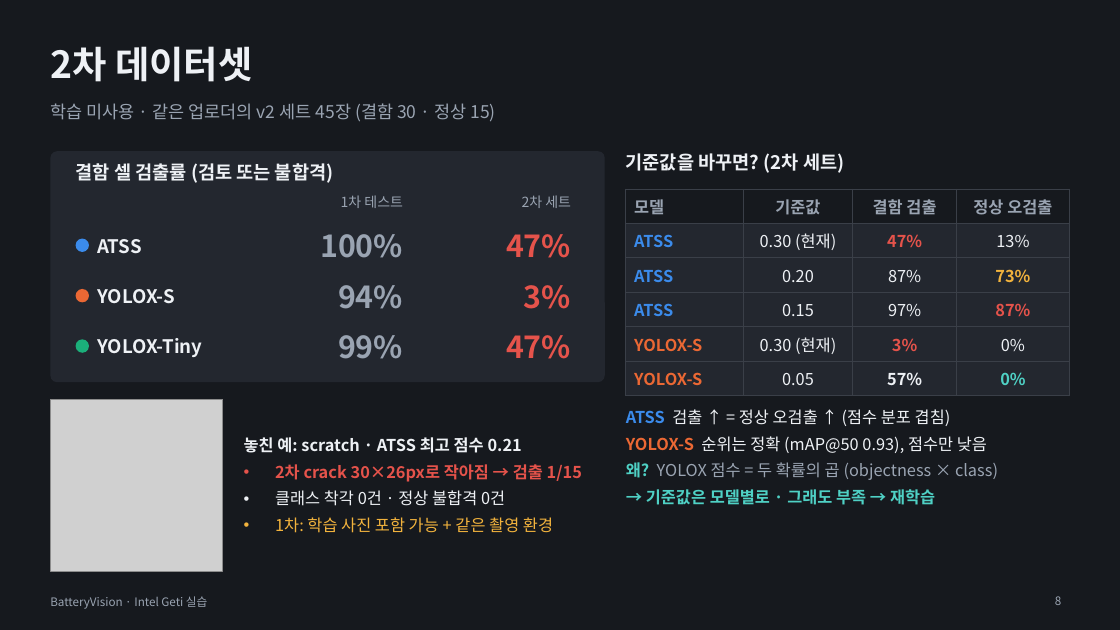
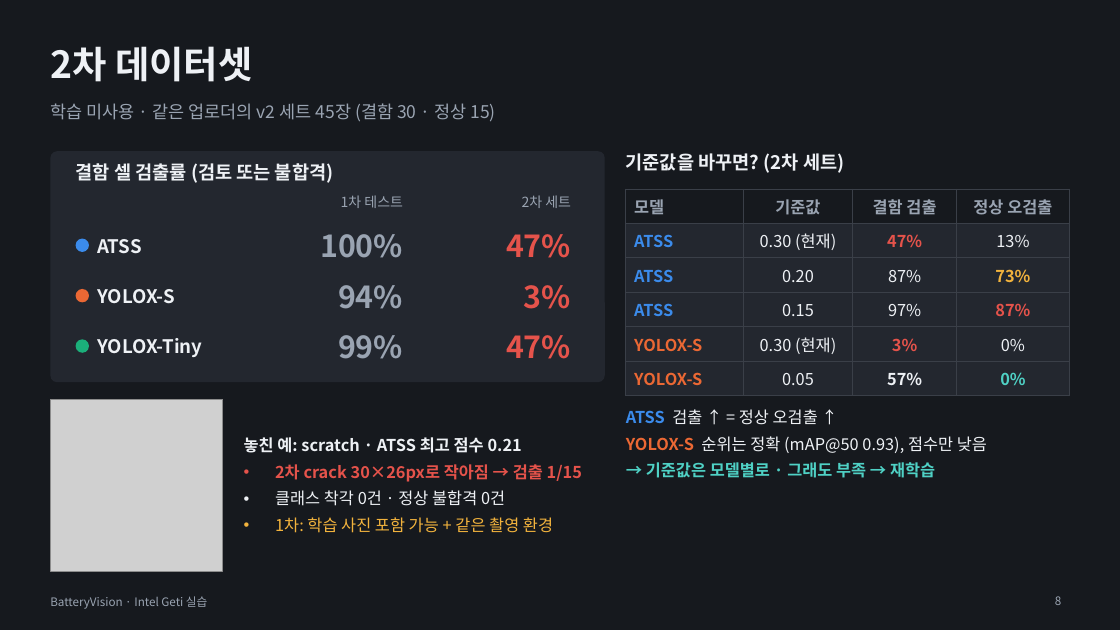
Before and after one commit to se4nchoi/batteryvision, a slide deck: slide 8 of docs/submission/BatteryVision_발표.pptx. Drawn at 1120x630 pixels with LibreOffice and Linux fonts; fonts in the diff are those of the drawing; grey boxes stand for pictures. Boxes give left, top, right and bottom in pixels: in the first picture for what was removed or moved away, otherwise in the second. Text is boxed around its words. In the diff, an @@ line names an element or a change of style, - is before the commit and + after.

```diff
--- a/docs/submission/BatteryVision_발표.pptx
+++ b/docs/submission/BatteryVision_발표.pptx
@@ text at box(626, 409, 818, 425): text changed @@
-ATSS 검출 ↑ = 정상 오검출 ↑ (점수 분포 겹침)
+ATSS 검출 ↑ = 정상 오검출 ↑
@@ text at box(626, 462, 998, 480): paragraph removed @@
-왜? YOLOX 점수 = 두 확률의 곱 (objectness × class)
```
Also in this commit, not shown: 5 other slides changed, 1 slide added, 1 other file.
